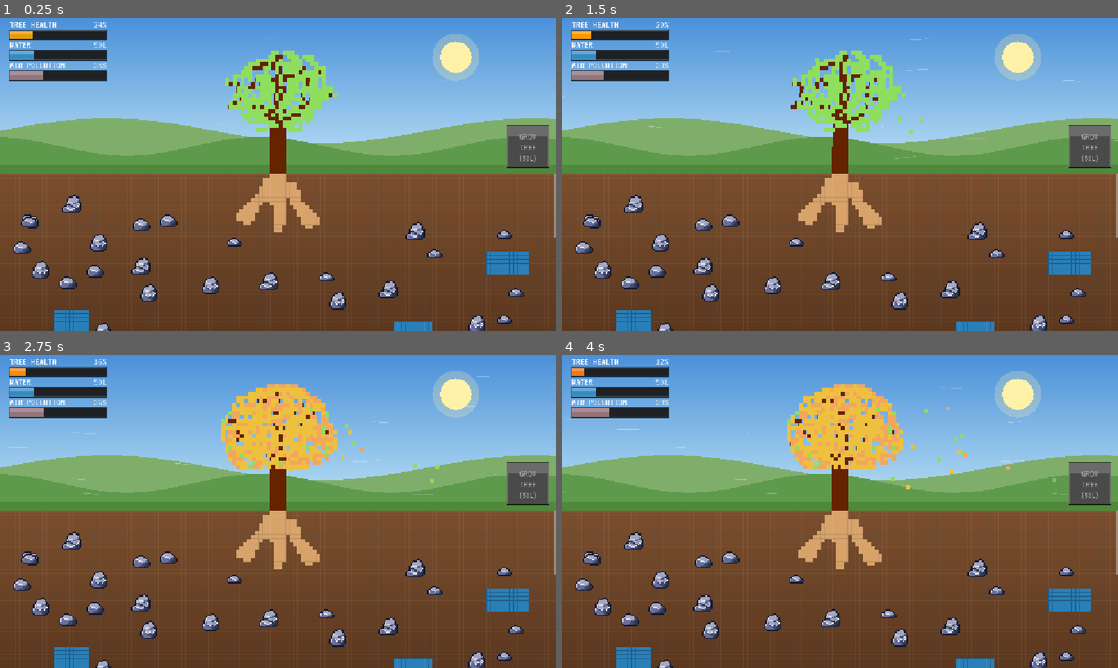
Above: before the commit, frames 1-4 (two rows, left to right).
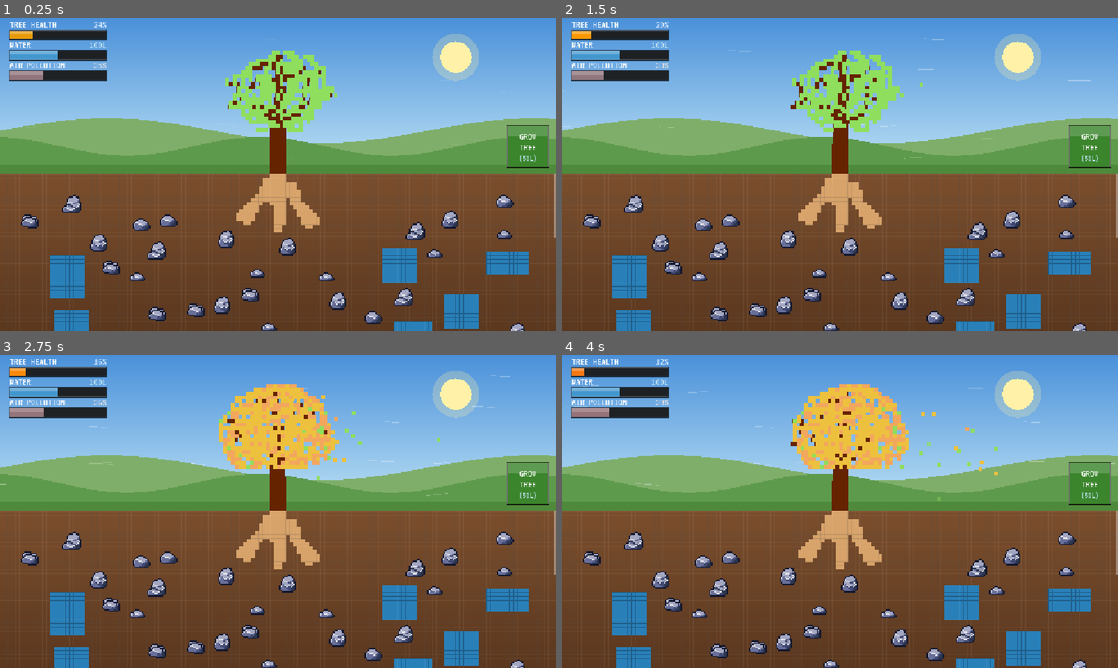
Above: after the commit, the same moments.

Repository: Jeeareen/ExtendoRoot
Game: Godot game, scene res://scenes/main.tscn
Two runs of this game, one before a commit and one after it. Both use one fixed random seed, a clock stepped at 60 frames per second and the inputs below.
Inputs (mouse positions are in pixels of both pictures, inside the frame that each line leads up to):
- Up to frame 1 (0.25 s): no input
- Up to frame 2 (1.5 s): tap Enter at 0.5 s; move the mouse to (962, 158) at 0.52 s; tap R at 0.6 s; click (962, 158) at 0.67 s; drag from (728, 190) to (812, 237) at 1.27 s
- Up to frame 3 (2.75 s): move the mouse to (333, 442) at 2.02 s; tap R at 2.1 s; click (333, 442) at 2.17 s
- Up to frame 4 (4 s): drag from (812, 574) to (673, 464) at 2.77 s; move the mouse to (1006, 558) at 3.52 s; tap R at 3.6 s; click (1006, 558) at 3.67 s

The runs differ from the first frame. In frame 1, 6.6% of the frame differs, in the area x 2-99%, y 7-100%; in frame 2, 7.0%; in frame 3, 7.8%; in frame 4, 9.5%, in the area x 0-100%, y 7-100%.

Commit message:
feat: add 5s weather cycle with heat waves and acid rain
- Cycle between Wind, Heat Wave, and Acid Rain every 5 seconds
- Heat Wave: 2x tree health decay, 2L/s water evaporation from stored water and underground water sources, 1.2x orange sun, 50% orange/yellow sky tint, and warm orange tree tint
- Acid Rain: 2x tree health decay, overcast gray sky and raindrops, 50% gray tint on the tree, and contaminates unconnected water sources into unusable green-turquoise acid pools
- Prevent water sources from overlapping during world generation and increase initial water to 100L

Diff:
--- a/scripts/main.gd
+++ b/scripts/main.gd
@@ -24,6 +24,8 @@
 
 const WATER_COLOR := Color("2980b9")
 const WATER_EDGE := Color("1f5f8b")
+const ACID_WATER_COLOR := Color("16a05d") # Greenish dark-turquoise for acid pools
+const ACID_WATER_EDGE := Color("0e6e3e")
 const ROOT_COLOR := Color("d8a36a")
 
 const TILE_SIZE := 8.0
@@ -89,7 +91,7 @@
 const SPRITE_RECT_SMALLLEAVES := Rect2(40, 40, 40, 40)
 const SPRITE_RECT_DRYLEAVES := Rect2(80, 40, 40, 40)
 
-const INITIAL_WATER := 50.0
+const INITIAL_WATER := 100.0
 const MAX_WATER_STORED := 200.0
 const DRY_WATER_THRESHOLD := 50.0
 
@@ -108,6 +110,7 @@
 const POLLUTION_DECAY_LARGE := 5.0
 
 var _tree_texture: Texture2D = null
+var _tree_white_texture: Texture2D = null
 var _vt323_font: Font = null
 var _root_grow_player: AudioStreamPlayer = null
 const ROOT_SFX_HOLD_TIME := 0.14
@@ -126,9 +129,8 @@
 const WIND_MAX_SWAY_PX := 2.5 # Max leaf sway in sprite pixels
 var _wind_time: float = 0.0
 var _wind_strength: float = 0.0
-var _wind_target_strength: float = 0.8
+var _wind_target_strength: float = 0.85
 var _wind_direction: float = 1.0 # 1.0 = blowing right, -1.0 = blowing left
-var _wind_state_timer: float = 4.0
 var _wind_gust_particles: Array = []
 var _leaf_particles: Array = []
 var _leaf_spawn_timer: float = 0.0
@@ -151,12 +153,41 @@
 var _prev_trunk_rect: Rect2 = SPRITE_RECT_SMALLROOT
 var _trunk_dissolve_t: float = 1.0
 
+# Weather cycle (cycles every 5 seconds: Wind -> Heat Wave -> Acid Rain)
+const WEATHER_CYCLE_DURATION := 5.0
+const WEATHER_WIND := 0
+const WEATHER_HEATWAVE := 1
+const WEATHER_ACID_RAIN := 2
+const HEATWAVE_WATER_DRAIN_RATE := 2.0 # 2L per second from water bar and all water sources
+const SKY_HEAT_TOP := Color("ff9f1c")
+const SKY_HEAT_HORIZON := Color("ffe66d")
+const SKY_ACID_TOP := Color("555c60")
+const SKY_ACID_HORIZON := Color("8b9398")
+const SUN_HEAT_COLOR := Color("ffb347")
+var _weather_state: int = WEATHER_WIND
+var _is_heatwave: bool = false
+var _is_acid_rain: bool = false
+var _weather_cycle_timer: float = WEATHER_CYCLE_DURATION
+var _heatwave_intensity: float = 0.0 # Smoothly transitions 0.0 -> 1.0 during heatwave
+var _acid_rain_intensity: float = 0.0 # Smoothly transitions 0.0 -> 1.0 during acid rain
+var _acid_rain_drops: Array = []
+
 
 func _ready() -> void:
 	texture_filter = CanvasItem.TEXTURE_FILTER_NEAREST
 	DisplayServer.window_set_mode(DisplayServer.WINDOW_MODE_FULLSCREEN)
 	if ResourceLoader.exists("res://assets/tree.png"):
 		_tree_texture = load("res://assets/tree.png")
+		if _tree_texture:
+			var tree_img := _tree_texture.get_image()
+			if tree_img:
+				var white_img := tree_img.duplicate() as Image
+				for py in white_img.get_height():
+					for px in white_img.get_width():
+						var a := white_img.get_pixel(px, py).a
+						if a > 0.0:
+							white_img.set_pixel(px, py, Color(1.0, 1.0, 1.0, a))
+				_tree_white_texture = ImageTexture.create_from_image(white_img)
 	if ResourceLoader.exists("res://assets/Rocks.png"):
 		_rocks_texture = load("res://assets/Rocks.png")
 		if _rocks_texture:
@@ -173,6 +204,7 @@
 	get_viewport().size_changed.connect(_on_size_changed)
 	_generate_world()
 	_init_wind_particles()
+	_init_acid_rain_drops()
 
 
 func _process(delta: float) -> void:
@@ -198,9 +230,12 @@
 		if drained >= rect.size.y:
 			continue # Bank is fully drained
 
-		if _is_root_touching_bank(bank):
+		var is_acid: bool = bank.get("is_acid", false)
+		var layer_time: float = bank["layer_time"]
+		var bank_drained_this_frame := false
+
+		if not is_acid and _is_root_touching_bank(bank):
 			connected_now = true
-			var layer_time: float = bank["layer_time"]
 			# Drain rate in water cells per second = width / layer_time = 1.0 / 0.4 = 2.5 cells/sec (1px = 1L)
 			var cells_per_second: float = float(rect.size.x) / layer_time
 			var absorbed: float = cells_per_second * delta
@@ -208,18 +243,37 @@
 			intake_this_frame += cells_per_second
 
 			bank["drain_timer"] += delta
+			bank_drained_this_frame = true
+
+		# Heat wave drains 2L (2 cells) of water per second from every usable water source
+		if _is_heatwave and not is_acid and bank["drained_layers"] < rect.size.y:
+			var heat_timer_advance := (HEATWAVE_WATER_DRAIN_RATE / float(rect.size.x)) * layer_time * delta
+			bank["drain_timer"] += heat_timer_advance
+			bank_drained_this_frame = true
+
+		if bank_drained_this_frame:
 			while bank["drain_timer"] >= layer_time and bank["drained_layers"] < rect.size.y:
 				bank["drain_timer"] -= layer_time
 				bank["drained_layers"] += 1
-
 			needs_redraw = true
 
 	_is_connected_to_water = connected_now
 	_active_water_intake_rate = intake_this_frame
 
-	# Tree health decreases continuously over time (even when drawing water), and only increases via GROW TREE
+	# Heat wave also drains 2L of water per second from our stored water bar
+	if _is_heatwave:
+		var old_water := _water_stored
+		_water_stored = maxf(0.0, _water_stored - HEATWAVE_WATER_DRAIN_RATE * delta)
+		if not is_equal_approx(old_water, _water_stored):
+			needs_redraw = true
+
+	if _update_heatwave(delta):
+		needs_redraw = true
+
+	# Tree health decreases continuously over time (2x faster during a heat wave or acid rain), and only increases via GROW TREE
 	var old_hp := _tree_health
-	_tree_health = maxf(0.0, _tree_health - HEALTH_DECAY_RATE * delta)
+	var current_health_decay := HEALTH_DECAY_RATE * (2.0 if (_is_heatwave or _is_acid_rain) else 1.0)
+	_tree_health = maxf(0.0, _tree_health - current_health_decay * delta)
 	if not is_equal_approx(old_hp, _tree_health):
 		needs_redraw = true
 
@@ -305,6 +359,15 @@
 	_air_pollution = 35.0
 	_is_game_over = false
 	_game_over_reason = ""
+	_weather_state = WEATHER_WIND
+	_is_heatwave = false
+	_is_acid_rain = false
+	_weather_cycle_timer = WEATHER_CYCLE_DURATION
+	_heatwave_intensity = 0.0
+	_acid_rain_intensity = 0.0
+	_wind_strength = 0.0
+	_wind_target_strength = 0.85
+	_wind_direction = -1.0 if _wind_rng.randf() < 0.5 else 1.0
 	_current_leaf_rect = _get_target_leaf_rect()
 	_prev_leaf_rect = _current_leaf_rect
 	_current_trunk_rect = _get_target_trunk_rect()
@@ -314,6 +377,93 @@
 	_soil_scroll_y = 0.0
 	_generate_world()
 	queue_redraw()
+
+
+func _update_heatwave(delta: float) -> bool:
+	var changed := false
+	_weather_cycle_timer -= delta
+	if _weather_cycle_timer <= 0.0:
+		_weather_cycle_timer += WEATHER_CYCLE_DURATION
+		_weather_state = (_weather_state + 1) % 3
+		_is_heatwave = (_weather_state == WEATHER_HEATWAVE)
+		_is_acid_rain = (_weather_state == WEATHER_ACID_RAIN)
+
+		if _weather_state == WEATHER_WIND:
+			_wind_target_strength = _wind_rng.randf_range(0.75, 1.0)
+			_wind_direction = -1.0 if _wind_rng.randf() < 0.5 else 1.0
+		elif _weather_state == WEATHER_HEATWAVE:
+			_wind_target_strength = 0.0
+		elif _weather_state == WEATHER_ACID_RAIN:
+			_wind_target_strength = 0.0
+			_contaminate_unconnected_water_sources()
+		changed = true
+
+	var target_heat := 1.0 if _is_heatwave else 0.0
+	var prev_heat := _heatwave_intensity
+	_heatwave_intensity = move_toward(_heatwave_intensity, target_heat, delta * 0.9)
+	if not is_equal_approx(prev_heat, _heatwave_intensity):
+		changed = true
+
+	var target_acid := 1.0 if _is_acid_rain else 0.0
+	var prev_acid := _acid_rain_intensity
+	_acid_rain_intensity = move_toward(_acid_rain_intensity, target_acid, delta * 0.9)
+	if not is_equal_approx(prev_acid, _acid_rain_intensity):
+		changed = true
+
+	if _acid_rain_intensity > 0.01:
+		var size := get_viewport_rect().size
+		var mid := size.y * 0.5
+		for drop in _acid_rain_drops:
+			drop["y"] += drop["speed"] * delta
+			drop["x"] += drop["vx"] * delta
+			if drop["y"] >= mid:
+				drop["y"] = _wind_rng.randf_range(-40.0, 0.0)
+				drop["x"] = _wind_rng.randf_range(0.0, maxf(size.x, 400.0))
+		changed = true
+
+	return changed
+
+
+func _contaminate_unconnected_water_sources() -> void:
+	# Find all remaining water sources that are neither already acid nor connected to roots
+	var candidates: Array[int] = []
+	for i in _water_banks.size():
+		var bank: Dictionary = _water_banks[i]
+		var rect: Rect2i = bank["rect"]
+		if bank["drained_layers"] >= rect.size.y:
+			continue
+		if bank.get("is_acid", false):
+			continue
+		if _is_root_touching_bank(bank):
+			continue
+		candidates.append(i)
+
+	if candidates.is_empty():
+		return
+
+	# Shuffle candidates and turn 1-2 unconnected water sources into unusable dark-turquoise acid pools
+	var num_to_turn := mini(candidates.size(), _wind_rng.randi_range(1, 2))
+	for n in num_to_turn:
+		var pick_idx := _wind_rng.randi_range(0, candidates.size() - 1)
+		var bank_idx: int = candidates[pick_idx]
+		candidates.remove_at(pick_idx)
+		_water_banks[bank_idx]["is_acid"] = true
+
+
+func _init_acid_rain_drops() -> void:
+	_acid_rain_drops.clear()
+	var size := get_viewport_rect().size
+	var mid := maxf(size.y * 0.5, 200.0)
+	var width := maxf(size.x, 400.0)
+	for i in 48:
+		_acid_rain_drops.append({
+			"x": _wind_rng.randf_range(0.0, width),
+			"y": _wind_rng.randf_range(0.0, mid),
+			"len": _wind_rng.randf_range(10.0, 20.0),
+			"speed": _wind_rng.randf_range(260.0, 380.0),
+			"vx": _wind_rng.randf_range(-18.0, -6.0),
+			"alpha": _wind_rng.randf_range(0.35, 0.7)
+		})
 
 
 func _get_target_trunk_rect() -> Rect2:
@@ -431,21 +581,11 @@
 
 
 func _update_wind(delta: float) -> bool:
-	_wind_state_timer -= delta
-	if _wind_state_timer <= 0.0:
-		# Alternate between windy gusts and calm intervals
-		if _wind_target_strength > 0.15:
-			# Switch to calm or light breeze
-			_wind_target_strength = 0.0 if _wind_rng.randf() < 0.55 else _wind_rng.randf_range(0.25, 0.5)
-			_wind_state_timer = _wind_rng.randf_range(2.5, 5.0)
-		else:
-			# Trigger a wind gust
-			_wind_target_strength = _wind_rng.randf_range(0.65, 1.0)
-			_wind_direction = -1.0 if _wind_rng.randf() < 0.5 else 1.0
-			_wind_state_timer = _wind_rng.randf_range(3.5, 6.5)
+	# Wind is active only during the 10-second wind phase
+	_wind_target_strength = 0.85 if _weather_state == WEATHER_WIND else 0.0
 
 	var prev_strength := _wind_strength
-	_wind_strength = move_toward(_wind_strength, _wind_target_strength, delta * 0.65)
+	_wind_strength = move_toward(_wind_strength, _wind_target_strength, delta * 0.8)
 
 	if _wind_strength > 0.01:
 		_wind_time += delta * (0.6 + _wind_strength * 0.8)
@@ -490,6 +630,7 @@
 func _on_size_changed() -> void:
 	_generate_world()
 	_init_wind_particles()
+	_init_acid_rain_drops()
 	_clamp_scroll()
 	queue_redraw()
 
@@ -628,6 +769,26 @@
 	var current_top: int = rect.position.y + bank["drained_layers"]
 	# If this cell's row is above current top, water has already faded away
 	return cell.y >= current_top
+
+
+func _is_cell_acid_water(cell: Vector2i) -> bool:
+	if not _water_bank_lookup.has(cell):
+		return false
+	var bank_idx: int = _water_bank_lookup[cell]
+	var bank: Dictionary = _water_banks[bank_idx]
+	if not bank.get("is_acid", false):
+		return false
+	var rect: Rect2i = bank["rect"]
+	var current_top: int = rect.position.y + bank["drained_layers"]
+	return cell.y >= current_top
+
+
+func _is_adjacent_to_acid_water(cell: Vector2i) -> bool:
+	for nr in range(-1, 2):
+		for nc in range(-1, 2):
+			if _is_cell_acid_water(cell + Vector2i(nc, nr)):
+				return true
+	return false
 
 
 func _interact_at_pos(screen_pos: Vector2) -> void:
@@ -743,6 +904,9 @@
 				continue
 			if _is_cell_water(target) or _rock_cells.has(target) or _initial_root_tiles.has(target):
 				continue
+			# Acid pools cannot be connected afterwards (enforce at least 1 cell gap around acid water)
+			if _is_adjacent_to_acid_water(target):
+				return false
 			if not _root_tiles.has(target):
 				candidate_cells.append(target)
 
@@ -850,8 +1014,10 @@
 	rng.seed = 1337
 
 	var num_sources := clampi(int(cols * rows / 400), 5, 18)
-
-	for s in num_sources:
+	var attempts := 0
+
+	while _water_banks.size() < num_sources and attempts < 500:
+		attempts += 1
 		var w := rng.randi_range(8, 14)
 		var min_h := int(ceil(64.0 / float(w)))
 		var h := rng.randi_range(min_h, min_h + 3)
@@ -860,6 +1026,17 @@
 		var origin_y := rng.randi_range(16, maxi(rows - h - 2, 16))
 
 		var rect := Rect2i(origin_x, origin_y, w, h)
+		# Expand check rect by 1 cell so no two water sources overlap or touch each other
+		var padded_rect := rect.grow(1)
+		var overlaps := false
+		for existing_bank in _water_banks:
+			var existing_rect: Rect2i = existing_bank["rect"]
+			if padded_rect.intersects(existing_rect):
+				overlaps = true
+				break
+		if overlaps:
+			continue
+
 		var layer_time := float(w) * 0.4
 		var bank_idx := _water_banks.size()
 
@@ -867,7 +1044,8 @@
 			"rect": rect,
 			"drained_layers": 0,
 			"drain_timer": 0.0,
-			"layer_time": layer_time
+			"layer_time": layer_time,
+			"is_acid": false
 		})
 
 		for r in h:
@@ -933,7 +1111,11 @@
 	var mid := size.y * 0.5
 	_draw_sky(size, mid)
 	_draw_hills(size, mid)
+	if _acid_rain_intensity > 0.01:
+		# Overcast grayish tint over the top screen during acid rain (behind the tree)
+		draw_rect(Rect2(0.0, 0.0, size.x, mid), Color(0.32, 0.35, 0.37, 0.65 * _acid_rain_intensity))
 	_draw_wind_gusts(mid)
+	_draw_acid_rain(size, mid)
 	_draw_tree(Vector2(size.x * 0.5, mid), mid)
 	_draw_leaf_particles(mid)
 	_draw_soil_grid(size, mid)
@@ -941,6 +1123,21 @@
 	_draw_grow_button(size, mid)
 	if _is_game_over:
 		_draw_game_over_overlay(size)
+
+
+func _draw_acid_rain(_size: Vector2, mid: float) -> void:
+	if _acid_rain_intensity <= 0.02:
+		return
+	for drop in _acid_rain_drops:
+		var y: float = drop["y"]
+		if y >= mid or y + drop["len"] <= 0.0:
+			continue
+		var x: float = drop["x"]
+		var len_y: float = drop["len"]
+		var p1 := Vector2(x, maxf(0.0, y))
+		var p2 := Vector2(x - 1.5, minf(mid, y + len_y))
+		var alpha: float = drop["alpha"] * _acid_rain_intensity
+		draw_line(p1, p2, Color("16a05d") if alpha < 0.5 else Color("2ecc71"), 1.5)
 
 
 func _draw_leaf_particles(mid: float) -> void:
@@ -1120,14 +1317,21 @@
 
 
 func _draw_sky(size: Vector2, mid: float) -> void:
+	# Tint sky/air to a vibrant orange/yellow color at 50% opacity during heatwaves, or overcast gray during acid rain
+	var top_col := SKY_TOP.lerp(SKY_HEAT_TOP, _heatwave_intensity * 0.5).lerp(SKY_ACID_TOP, _acid_rain_intensity * 0.85)
+	var hor_col := SKY_HORIZON.lerp(SKY_HEAT_HORIZON, _heatwave_intensity * 0.5).lerp(SKY_ACID_HORIZON, _acid_rain_intensity * 0.85)
 	draw_polygon(
 		PackedVector2Array([Vector2.ZERO, Vector2(size.x, 0), Vector2(size.x, mid), Vector2(0, mid)]),
-		PackedColorArray([SKY_TOP, SKY_TOP, SKY_HORIZON, SKY_HORIZON])
+		PackedColorArray([top_col, top_col, hor_col, hor_col])
 	)
 	var sun_pos := Vector2(size.x * 0.82, mid * 0.25)
-	var r := mid * 0.1
-	draw_circle(sun_pos, r * 1.5, Color(SUN, 0.25))
-	draw_circle(sun_pos, r, SUN)
+	var base_r := mid * 0.1
+	# Scale sun up to 1.2x and tint slightly orange during heatwave, or dim into gray clouds during acid rain
+	var r := base_r * lerpf(1.0, 1.2, _heatwave_intensity)
+	var sun_col := SUN.lerp(SUN_HEAT_COLOR, _heatwave_intensity).lerp(Color("9aa2a6"), _acid_rain_intensity * 0.75)
+	var sun_alpha := lerpf(1.0, 0.35, _acid_rain_intensity)
+	draw_circle(sun_pos, r * 1.5, Color(sun_col, 0.25 * sun_alpha))
+	draw_circle(sun_pos, r, Color(sun_col, sun_alpha))
 
 
 func _draw_hills(size: Vector2, mid: float) -> void:
@@ -1173,6 +1377,12 @@
 	var sway_px := (sin(_wind_time * WIND_SWAY_FREQ) * WIND_MAX_SWAY_PX + _wind_direction * 0.6) * _wind_strength
 	var base_oscillation_x := sway_px * tree_pixel_scale
 	var leaf_offset_x := base_oscillation_x * 0.75
+
+	# Constant warm orange tint during heatwave (0.225 opacity), or 50% of the gray tint on the tree during acid rain
+	var heat_alpha := clampf(_heatwave_intensity, 0.0, 1.0) * 0.225
+	var acid_alpha := clampf(_acid_rain_intensity, 0.0, 1.0) * (0.65 * 0.5)
+	var flash_alpha := maxf(heat_alpha, acid_alpha)
+	var flash_col := Color(1.0, 0.55, 0.15) if heat_alpha >= acid_alpha else Color(0.32, 0.35, 0.37)
 
 	# Draw trunk/roots base sprite with height-dependent bending and cross-dissolve transition:
 	var trunk_t := smoothstep(0.0, 1.0, _trunk_dissolve_t)
@@ -1191,9 +1401,13 @@
 		if trunk_t < 1.0 and _prev_trunk_rect != _current_trunk_rect:
 			var prev_src_row := Rect2(_prev_trunk_rect.position.x, _prev_trunk_rect.position.y + row_y, SPRITE_SIZE, 1.0)
 			draw_texture_rect_region(_tree_texture, dst_row_rect, prev_src_row, Color(1.0, 1.0, 1.0, 1.0 - trunk_t))
+			if flash_alpha > 0.001 and _tree_white_texture:
+				draw_texture_rect_region(_tree_white_texture, dst_row_rect, prev_src_row, Color(flash_col.r, flash_col.g, flash_col.b, (1.0 - trunk_t) * flash_alpha))
 
 		var cur_src_row := Rect2(_current_trunk_rect.position.x, _current_trunk_rect.position.y + row_y, SPRITE_SIZE, 1.0)
 		draw_texture_rect_region(_tree_texture, dst_row_rect, cur_src_row, Color(1.0, 1.0, 1.0, trunk_t))
+		if flash_alpha > 0.001 and _tree_white_texture:
+			draw_texture_rect_region(_tree_white_texture, dst_row_rect, cur_src_row, Color(flash_col.r, flash_col.g, flash_col.b, trunk_t * flash_alpha))
 
 	# Draw leaves on top with smooth cross-dissolve and interpolated vertical offset
 	var leaf_t := smoothstep(0.0, 1.0, _leaf_dissolve_t)
@@ -1201,28 +1415,36 @@
 		var prev_offset_y := _prev_leaf_offset_px * tree_pixel_scale
 		var prev_leaf_dest := Rect2(dest_pos + Vector2(leaf_offset_x, -prev_offset_y), scaled_size)
 		draw_texture_rect_region(_tree_texture, prev_leaf_dest, _prev_leaf_rect, Color(1.0, 1.0, 1.0, 1.0 - leaf_t))
+		if flash_alpha > 0.001 and _tree_white_texture:
+			draw_texture_rect_region(_tree_white_texture, prev_leaf_dest, _prev_leaf_rect, Color(flash_col.r, flash_col.g, flash_col.b, (1.0 - leaf_t) * flash_alpha))
 
 	var cur_offset_y := _current_leaf_offset_px * tree_pixel_scale
 	var cur_leaf_dest := Rect2(dest_pos + Vector2(leaf_offset_x, -cur_offset_y), scaled_size)
 	draw_texture_rect_region(_tree_texture, cur_leaf_dest, _current_leaf_rect, Color(1.0, 1.0, 1.0, leaf_t))
+	if flash_alpha > 0.001 and _tree_white_texture:
+		draw_texture_rect_region(_tree_white_texture, cur_leaf_dest, _current_leaf_rect, Color(flash_col.r, flash_col.g, flash_col.b, leaf_t * flash_alpha))
 
 
 func _draw_tree_procedural(base: Vector2, mid: float) -> void:
 	var h := mid * 0.6
 	var w := h * 0.1
+	var heat_alpha := clampf(_heatwave_intensity, 0.0, 1.0) * 0.21
+	var acid_alpha := clampf(_acid_rain_intensity, 0.0, 1.0) * (0.65 * 0.5)
+	var flash_t := maxf(heat_alpha, acid_alpha)
+	var heat_col := Color(1.0, 0.55, 0.15) if heat_alpha >= acid_alpha else Color(0.32, 0.35, 0.37)
 	# Trunk (slightly tapered)
 	draw_colored_polygon(PackedVector2Array([
 		base + Vector2(-w * 0.7, 0), base + Vector2(w * 0.7, 0),
 		base + Vector2(w * 0.4, -h * 0.6), base + Vector2(-w * 0.4, -h * 0.6),
-	]), TRUNK)
+	]), TRUNK.lerp(heat_col, flash_t))
 	# Canopy: layered circles for depth
 	var c := base + Vector2(0, -h * 0.72)
 	var r := h * 0.22
 	for o in [Vector2(-1.1, 0.4), Vector2(1.1, 0.4), Vector2(0, 0.6)]:
-		draw_circle(c + o * r, r, LEAVES_DARK)
+		draw_circle(c + o * r, r, LEAVES_DARK.lerp(heat_col, flash_t))
 	for o in [Vector2(-0.7, -0.3), Vector2(0.7, -0.3), Vector2(0, -0.9), Vector2(0, 0.1)]:
-		draw_circle(c + o * r, r, LEAVES)
-	draw_circle(c + Vector2(-0.3, -0.8) * r, r * 0.5, LEAVES_LIGHT)
+		draw_circle(c + o * r, r, LEAVES.lerp(heat_col, flash_t))
+	draw_circle(c + Vector2(-0.3, -0.8) * r, r * 0.5, LEAVES_LIGHT.lerp(heat_col, flash_t))
 
 
 func _draw_soil_grid(size: Vector2, mid: float) -> void:
@@ -1263,6 +1485,9 @@
 				var bank: Dictionary = _water_banks[bank_idx]
 				var rect: Rect2i = bank["rect"]
 				var current_top_layer: int = rect.position.y + bank["drained_layers"]
+				var is_acid: bool = bank.get("is_acid", false)
+				var fill_col := ACID_WATER_COLOR if is_acid else WATER_COLOR
+				var edge_col := ACID_WATER_EDGE if is_acid else WATER_EDGE
 
 				if row < current_top_layer:
 					# Layer is already fully drained, soil below shows through
@@ -1276,12 +1501,12 @@
 
 					if h > 0.001:
 						var water_subrect := Rect2(Vector2(x, y + offset_y), Vector2(TILE_SIZE, h))
-						draw_rect(water_subrect, WATER_COLOR)
-						draw_rect(water_subrect, WATER_EDGE, false, 0.75)
+						draw_rect(water_subrect, fill_col)
+						draw_rect(water_subrect, edge_col, false, 0.75)
 				else:
 					# Untouched water layers below
-					draw_rect(tile_rect, WATER_COLOR)
-					draw_rect(tile_rect, WATER_EDGE, false, 0.75)
+					draw_rect(tile_rect, fill_col)
+					draw_rect(tile_rect, edge_col, false, 0.75)
 
 	# 4. Rocks rendered on the soil grid at 1/3x scale (clipped to visible soil rows)
 	if _rocks_texture:
